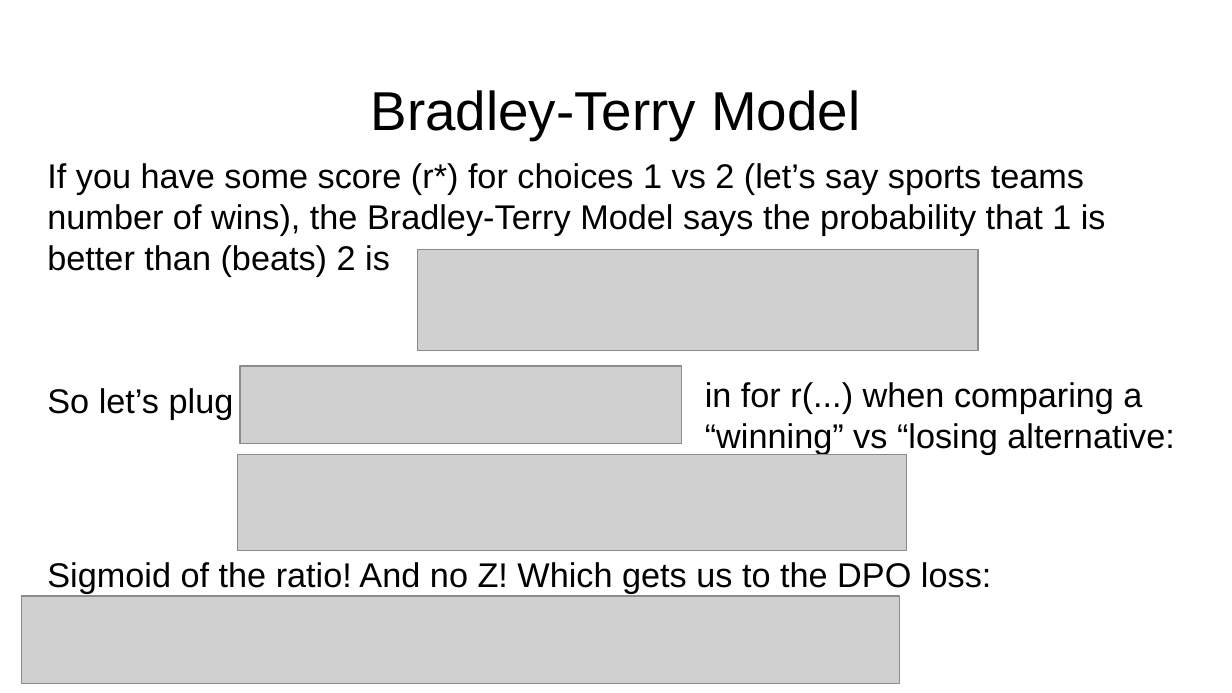
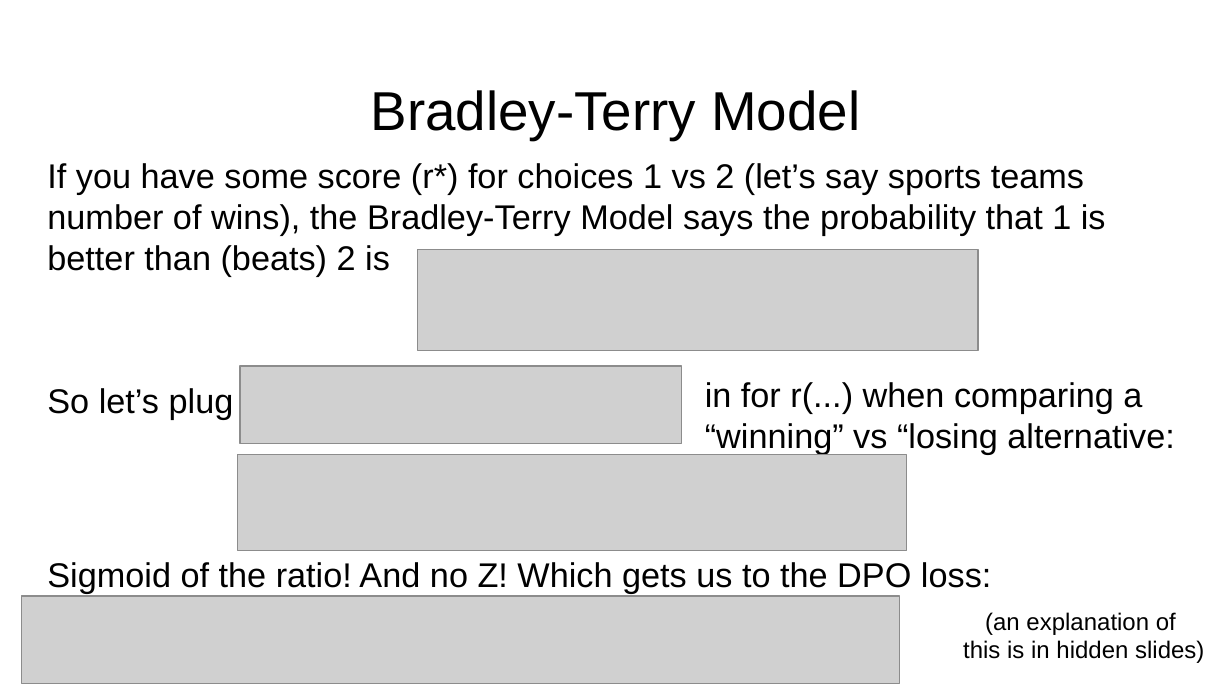
Before and after one commit to jonmay/USC-CS662, a slide deck: slide 52 of assets/files/rlhf.pptx. Drawn at 1232x693 pixels with LibreOffice and Linux fonts; fonts in the diff are those of the drawing; grey boxes stand for pictures. Boxes give left, top, right and bottom in pixels: in the first picture for what was removed or moved away, otherwise in the second. Text is boxed around its words. In the diff, an @@ line names an element or a change of style, - is before the commit and + after.

Commit message:
hid some slides

```diff
--- a/assets/files/rlhf.pptx
+++ b/assets/files/rlhf.pptx
@@ text added at bbox=[963, 612, 1204, 663], 14 pt, text #000000 @@
+(an explanation of
+this is in hidden slides)
```
